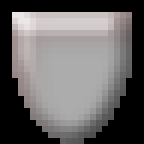
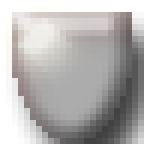
Comparing the layer stacks of the two (144, 144) images. Changes:
added layer "Layer 3" above "Layer 2" over (x1=12, y1=12, x2=72, y2=72)
hid "Layer 1" over (x1=0, y1=0, x2=144, y2=144)
